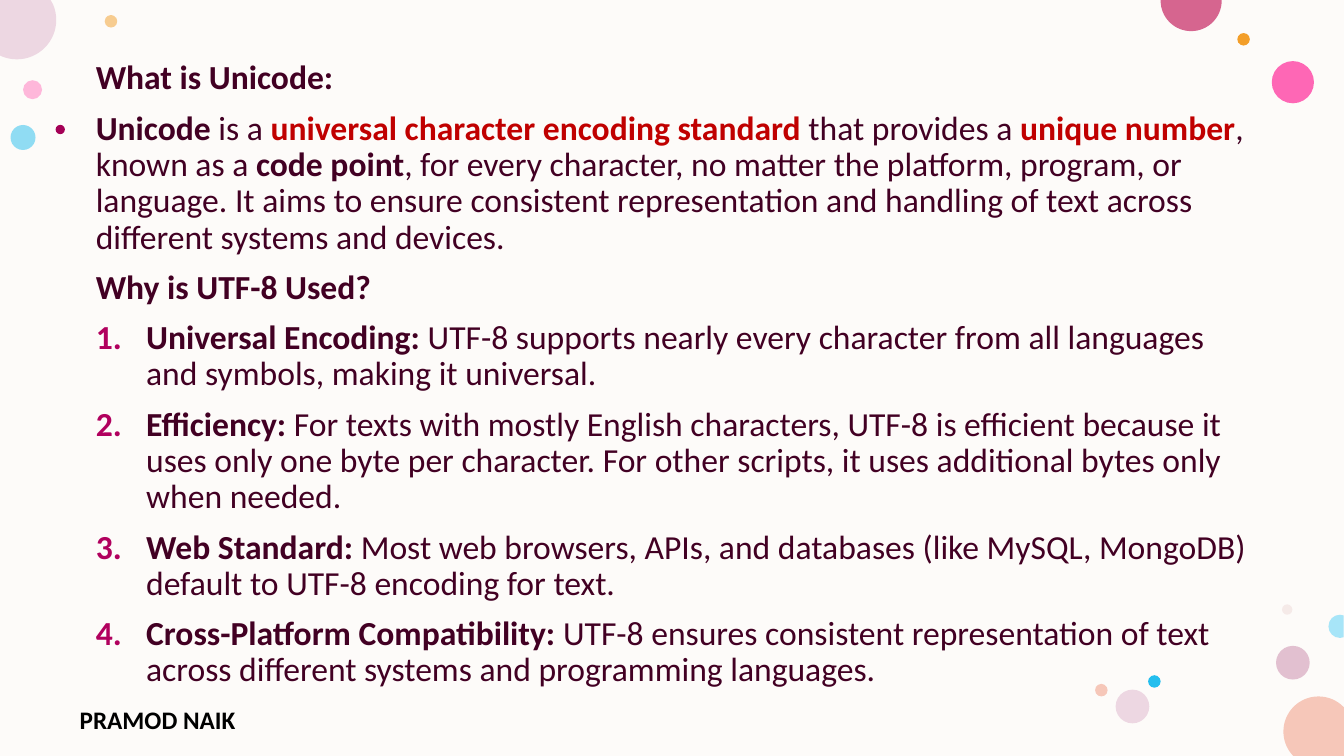
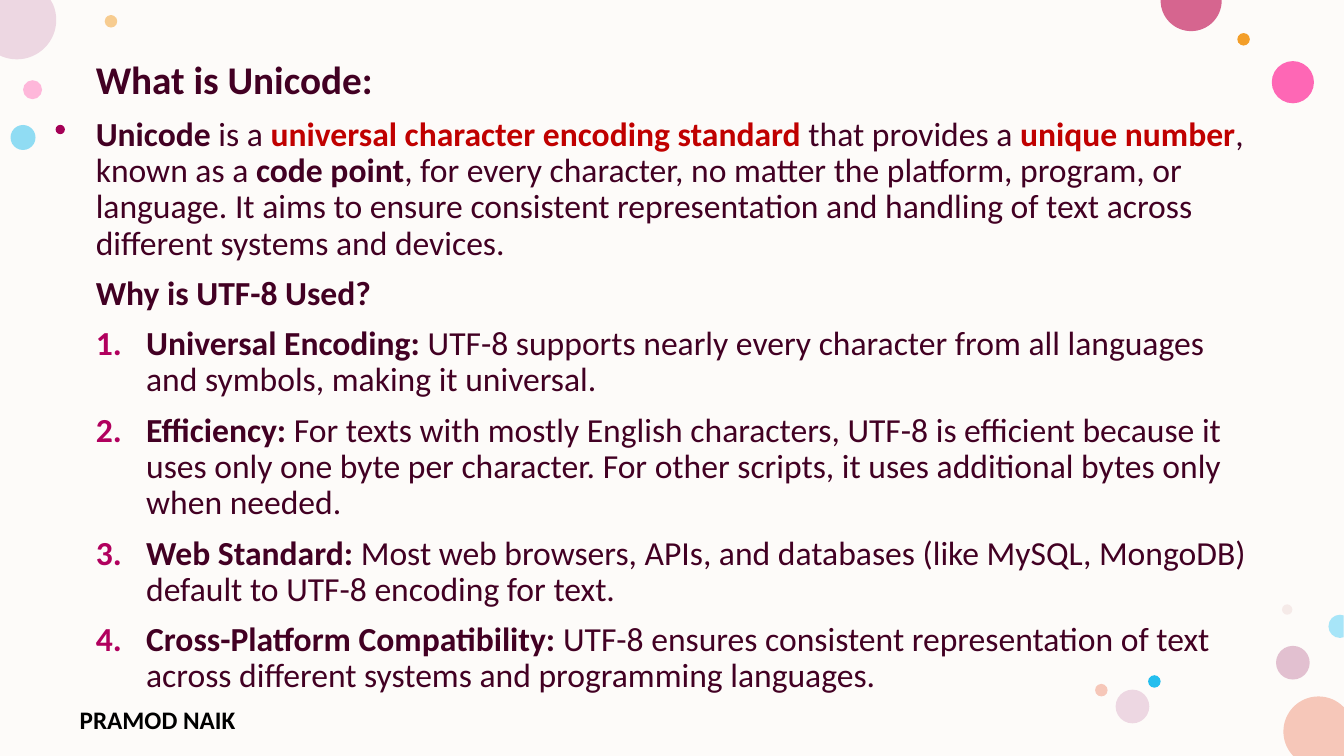
Before and after one commit to PRAMODNAIK-DEV/Node.js-Hands-on-Workshop, a slide deck: slide 88 of Day-1 – Node.js Fundamentals & HTTP Module.pptx. Drawn at 1344x756 pixels with LibreOffice and Linux fonts; fonts in the diff are those of the drawing; background and template pictures are left out. Boxes give left, top, right and bottom in pixels: in the first picture for what was removed or moved away, otherwise in the second. Text is boxed around its words. In the diff, an @@ line names an element or a change of style, - is before the commit and + after.

```diff
--- a/Day-1 – Node.js Fundamentals & HTTP Module.pptx
+++ b/Day-1 – Node.js Fundamentals & HTTP Module.pptx
@@ text at (96,66,373,95): size 24 to 28 pt in "What is Unicode:" @@
```
Also in this commit, not shown: 2 other slides changed, 2 other files.
